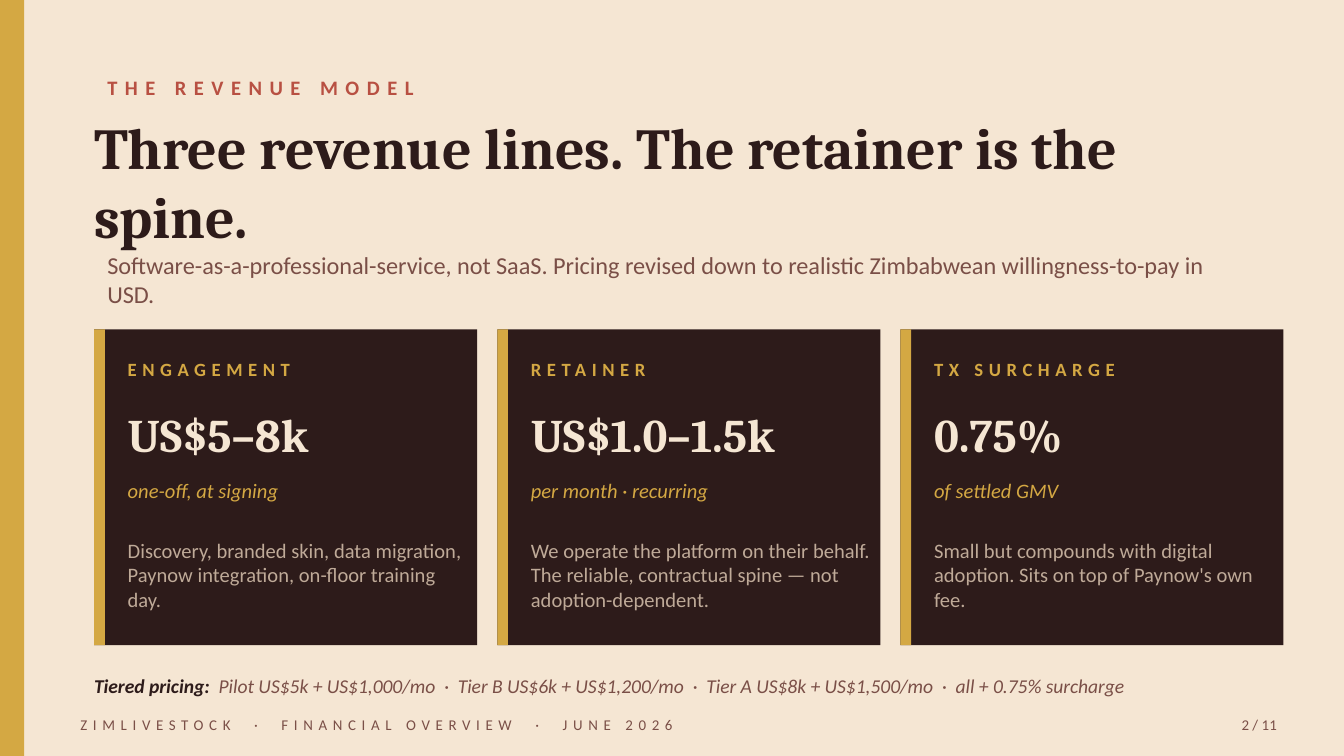
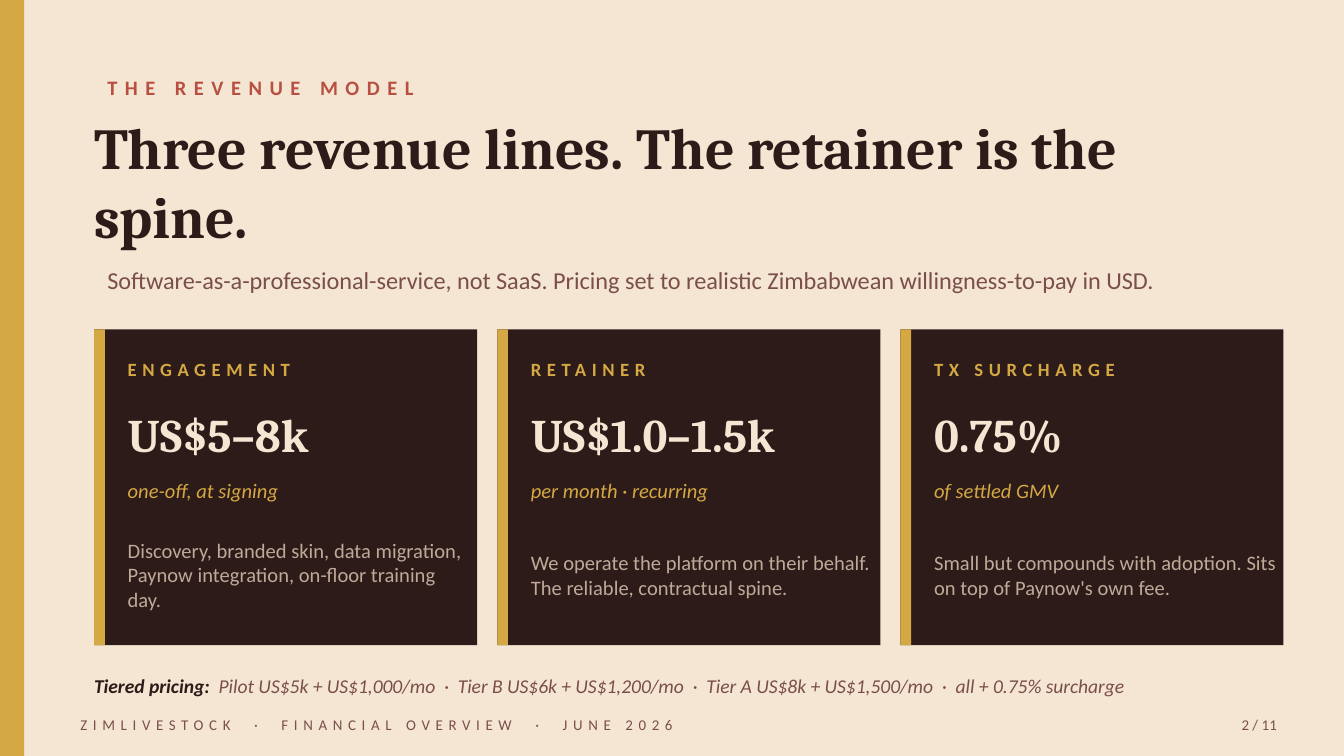
Before and after one commit to muudzo/livestockl, a slide deck: slide 2 of deliverables/business/financial-deck.pptx. Drawn at 1344x756 pixels with LibreOffice and Linux fonts; fonts in the diff are those of the drawing. Boxes give left, top, right and bottom in pixels: in the first picture for what was removed or moved away, otherwise in the second. Text is boxed around its words. In the diff, an @@ line names an element or a change of style, - is before the commit and + after.

```diff
--- a/deliverables/business/financial-deck.pptx
+++ b/deliverables/business/financial-deck.pptx
@@ text at <box>107,272,1153,293</box>: text changed @@
-Software-as-a-professional-service, not SaaS. Pricing revised down to realistic Zimbabwean willingness-to-pay in USD.
+Software-as-a-professional-service, not SaaS. Pricing set to realistic Zimbabwean willingness-to-pay in USD.
@@ text at <box>531,556,870,599</box>: text changed @@
-We operate the platform on their behalf. The reliable, contractual spine — not adoption-dependent.
+We operate the platform on their behalf. The reliable, contractual spine.
@@ text at <box>934,556,1276,599</box>: text changed @@
-Small but compounds with digital adoption. Sits on top of Paynow's own fee.
+Small but compounds with adoption. Sits on top of Paynow's own fee.
```
Also in this commit, not shown: 10 other slides changed, 6 other files.
